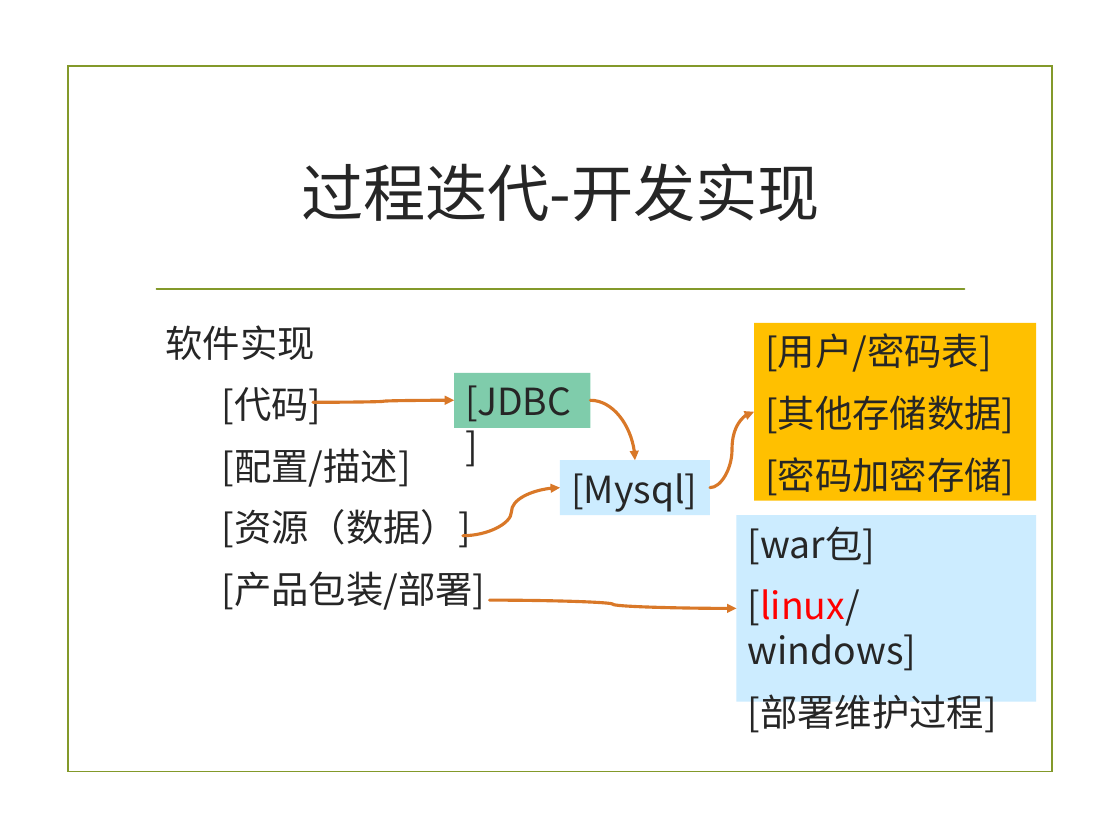
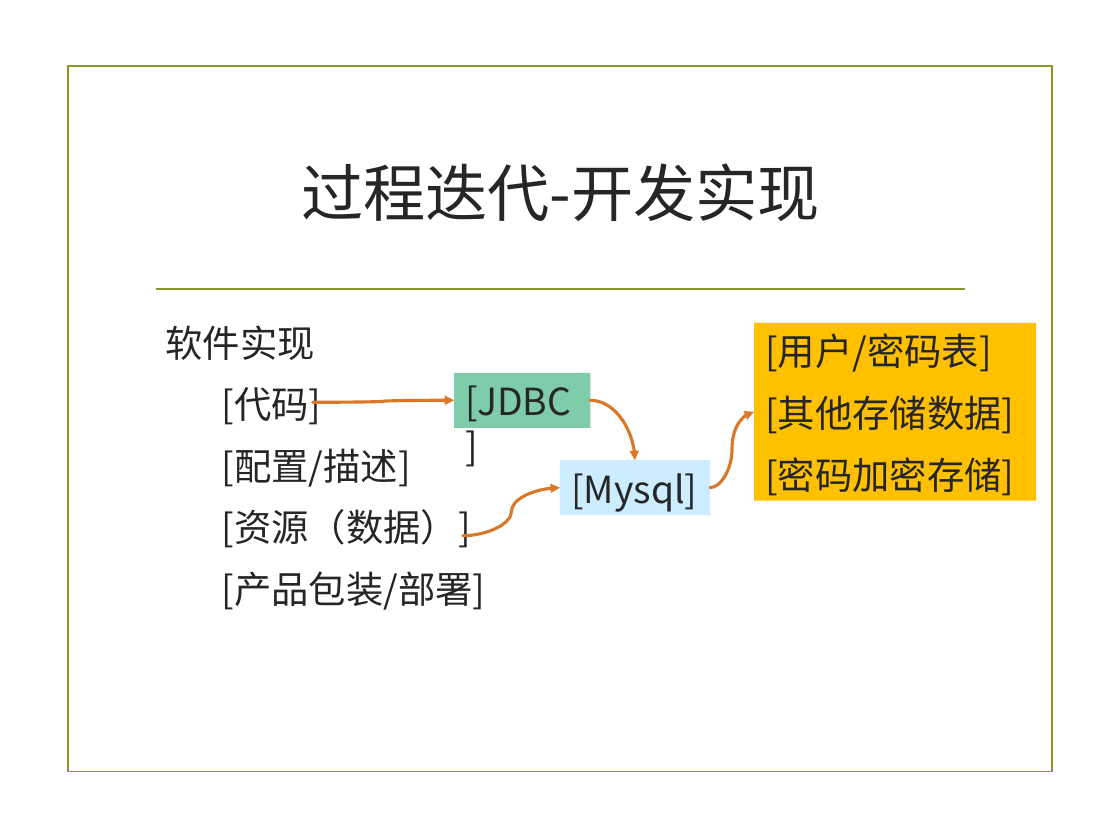
Before and after one commit to zuoshenghuang/curriculum, a slide deck: slide 22 of software/Ch_7_2_demo_2nd.pptx. Drawn at 1120x840 pixels with LibreOffice and Linux fonts; fonts in the diff are those of the drawing; background and template pictures are left out. Boxes give left, top, right and bottom in pixels: in the first picture for what was removed or moved away, otherwise in the second. Text is boxed around its words. In the diff, an @@ line names an element or a change of style, - is before the commit and + after.

```diff
--- a/software/Ch_7_2_demo_2nd.pptx
+++ b/software/Ch_7_2_demo_2nd.pptx
@@ rectangle removed at (x1=736, y1=515, x2=1036, y2=701) @@
-[war包]
-[linux/windows]
-[部署维护过程]
@@ curved arrow removed from (489, 600) to (736, 608) @@
```
Also in this commit, not shown: 3 other slides changed, 10 slides added, 37 other files.
